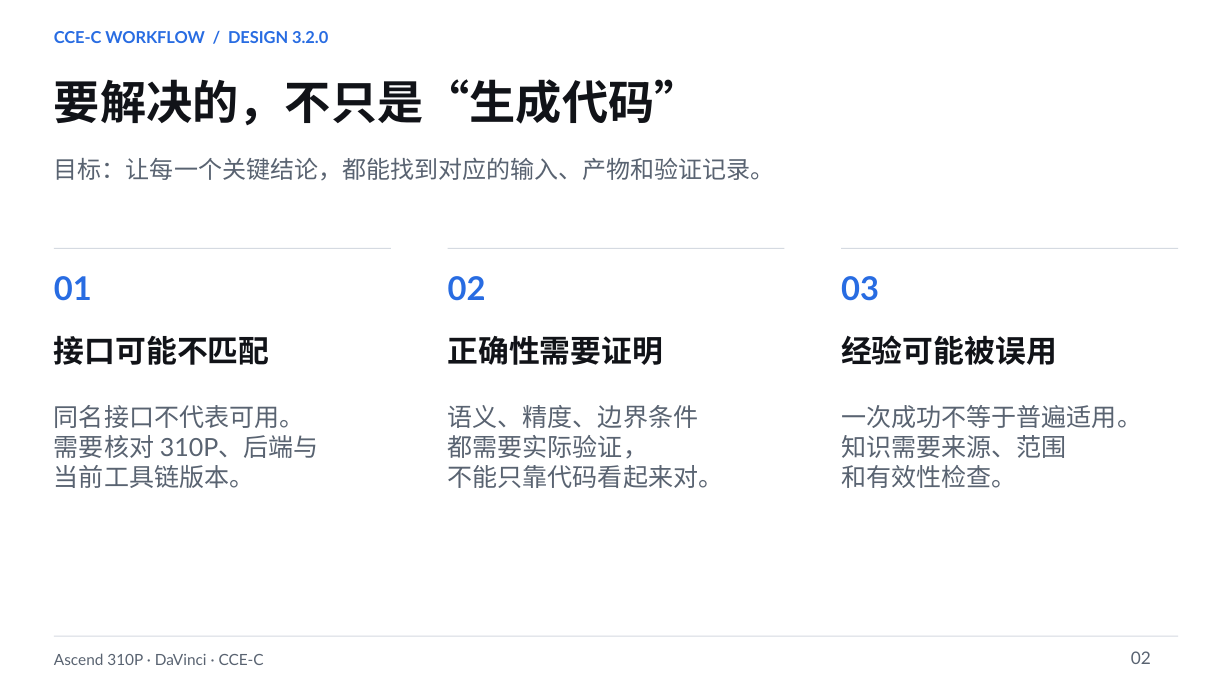
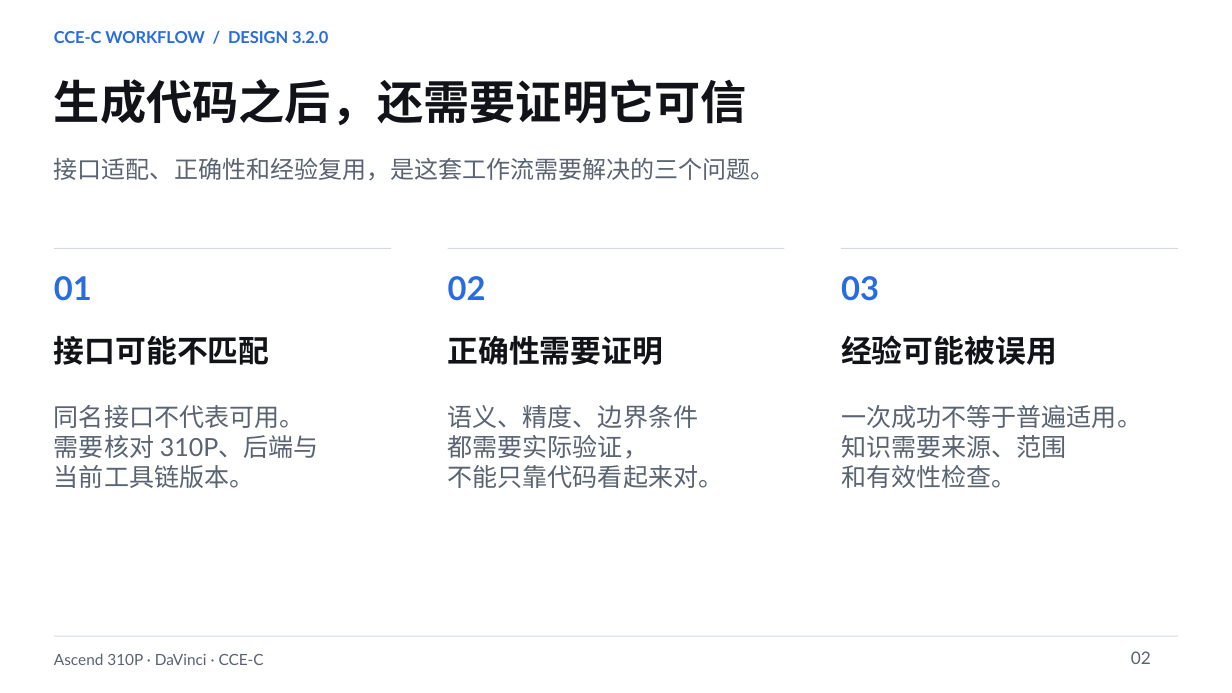
Before and after one commit to chao-shu/CCE_SKILL, a slide deck: slide 2 of docs/Ascend310P_CCEC_Workflow_v3.2.0_CN.pptx. Drawn at 1232x693 pixels with LibreOffice and Linux fonts; fonts in the diff are those of the drawing. Boxes give left, top, right and bottom in pixels: in the first picture for what was removed or moved away, otherwise in the second. Text is boxed around its words. In the diff, an @@ line names an element or a change of style, - is before the commit and + after.

```diff
--- a/docs/Ascend310P_CCEC_Workflow_v3.2.0_CN.pptx
+++ b/docs/Ascend310P_CCEC_Workflow_v3.2.0_CN.pptx
@@ text at [54,79,747,125]: text changed @@
-要解决的，不只是“生成代码”
+生成代码之后，还需要证明它可信
@@ text at [54,158,775,180]: text changed @@
-目标：让每一个关键结论，都能找到对应的输入、产物和验证记录。
+接口适配、正确性和经验复用，是这套工作流需要解决的三个问题。
```
Also in this commit, not shown: 14 other slides changed.
